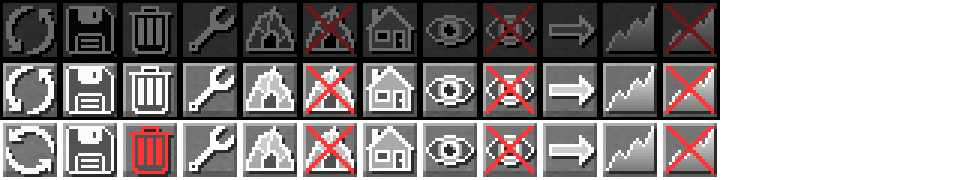
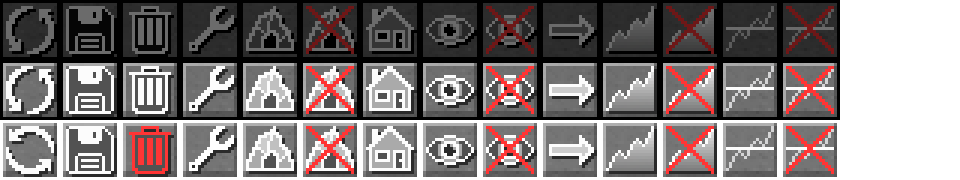
Revision of a layered 960x180 image; what changed, layer by layer:
added group "Intersection 2" with 7 layers above "Intersection 1" over box(780, 0, 840, 177)
added layer "Cross #10" in group "Intersection 2" over box(786, 6, 834, 54)
added layer "Cross #12" in group "Intersection 2" over box(786, 126, 834, 174)
added layer "Cross #11" in group "Intersection 2" over box(786, 66, 834, 114)
added layer "mountain #12" in group "Intersection 2" over box(786, 6, 834, 51)
added layer "mountain #13" in group "Intersection 2" over box(786, 126, 834, 171)
added layer "mountain #14" in group "Intersection 2" over box(786, 66, 834, 111)
added layer "bg #13" in group "Intersection 2" over box(780, 0, 840, 177)
added group "Intersection 1" with 4 layers above "Heightmap 2" over box(720, 0, 780, 177)
added layer "mountain #11" in group "Intersection 1" over box(726, 6, 774, 51)
added layer "mountain #10" in group "Intersection 1" over box(726, 126, 774, 171)
added layer "mountain #9" in group "Intersection 1" over box(726, 66, 774, 111)
added layer "bg #12" in group "Intersection 1" over box(720, 0, 780, 177)
